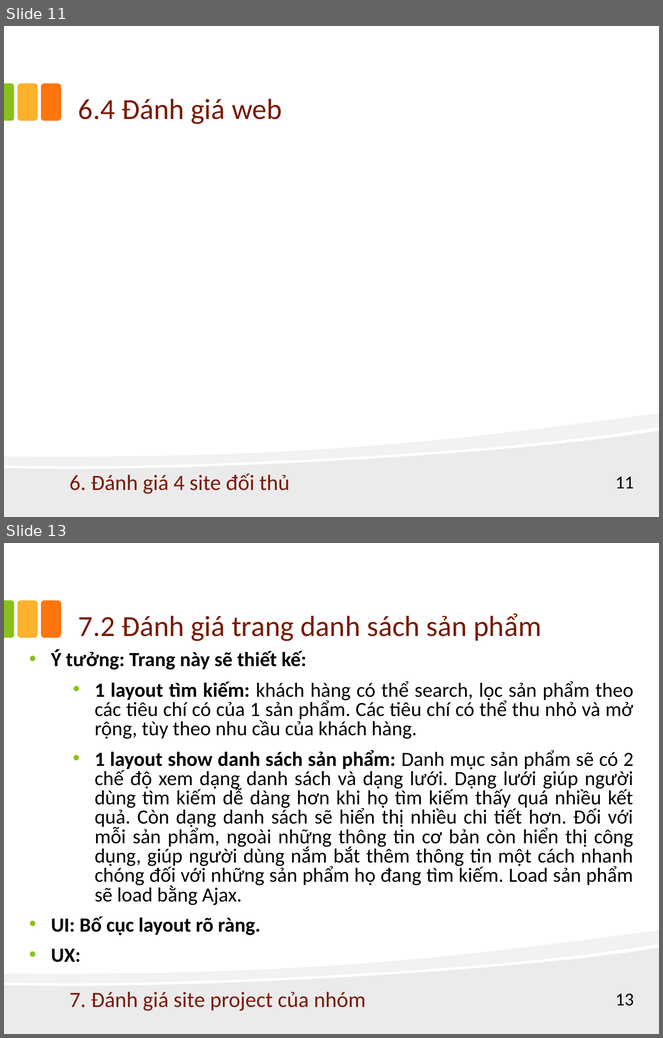
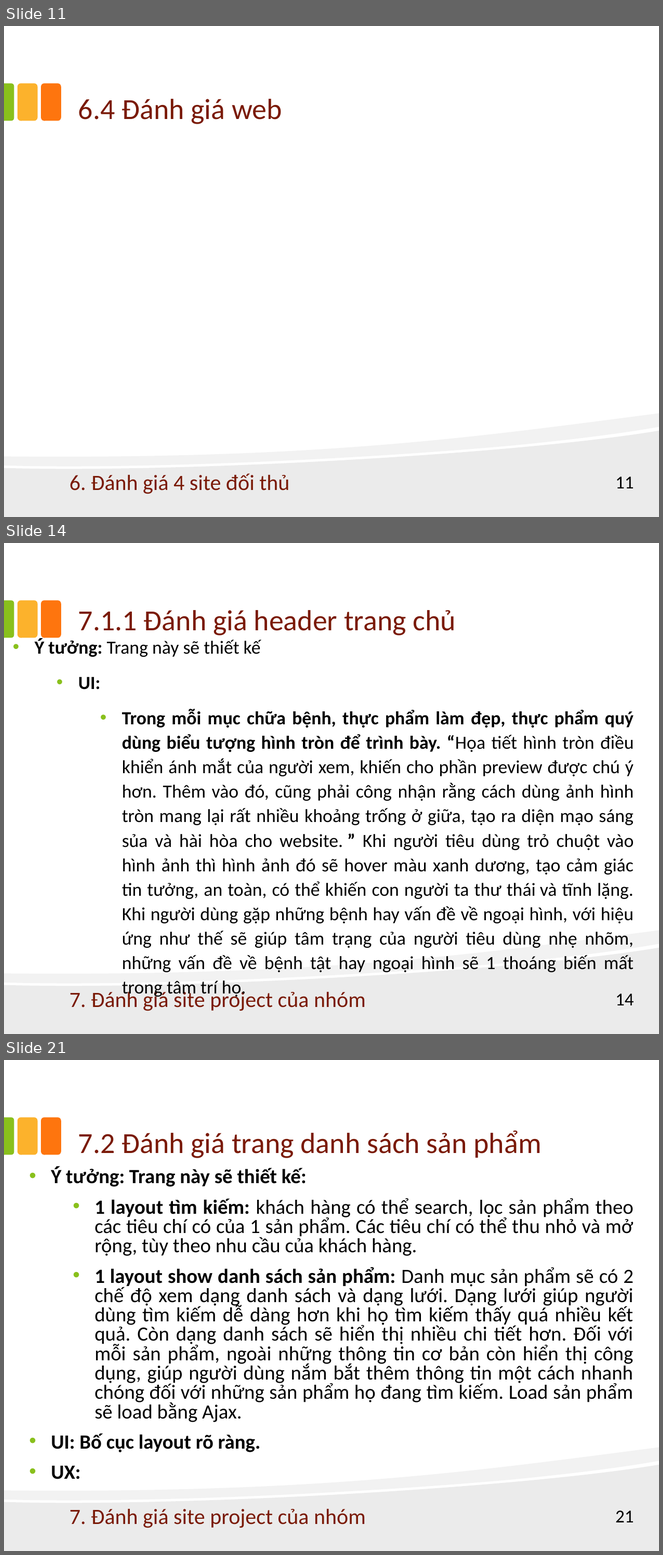
Before and after one commit to phamhoanghaison0402/Project_WebThucPhamChucNang, a slide deck: Report HCI/Report_HCI.ppt. Shown one above the other, each under a label of ours: slides 11 and 13 before the commit, slides 11, 14 and 21 after it; the slides between them are not shown. The pictures are 663x1038 and 663x1555 pixels, drawn with LibreOffice and Linux fonts; fonts in the diff are those of the drawing. Boxes give left, top, right and bottom in pixels: in the first picture for what was removed or moved away, otherwise in the second. Text is boxed around its words. In the diff, an @@ line names an element or a change of style, - is before the commit and + after.

Commit message:
xong đánh giá trang web của nhóm

```diff
--- a/Report HCI/Report_HCI.ppt
+++ b/Report HCI/Report_HCI.ppt
@@ slide 14 added at [4, 543, 659, 1034], background #FFFFFF; not listed: 5 template elements that a slide beside it also shows @@
@@ title added at [78, 610, 456, 636], 32 pt, text #7A1A07 @@
+7.1.1 Đánh giá header trang chủ
@@ text added at [35, 639, 634, 973], 20.4 pt, text #000000 @@
+• Ý tưởng: Trang này sẽ thiết kế
+  • UI:
+    • Trong mỗi mục chữa bệnh, thực phẩm làm đẹp, thực phẩm quý dùng biểu tượng hình tròn để trình bày. “Họa tiết hình tròn điều khiển ánh mắt của người xem, khiến cho phần preview được chú ý hơn. Thêm vào đó, cũng phải công nhận rằng cách dùng ảnh hình tròn mang lại rất nhiều khoảng trống ở giữa, tạo ra diện mạo sáng sủa và hài hòa cho website. ” Khi người tiêu dùng trỏ chuột vào hình ảnh thì hình ảnh đó sẽ hover màu xanh dương, tạo cảm giác tin tưởng, an toàn, có thể khiến con người ta thư thái và tĩnh lặng. Khi người dùng gặp những bệnh hay vấn đề về ngoại hình, với hiệu ứng như thế sẽ giúp tâm trạng của người tiêu dùng nhẹ nhõm, những vấn đề về bệnh tật hay ngoại hình sẽ 1 thoáng biến mất trong tâm trí họ.
@@ text added at [70, 990, 366, 1012], 24 pt, text #7A1A07 @@
+7. Đánh giá site project của nhóm
@@ page number added at [616, 994, 634, 1006], 20 pt, text #000000 @@
+14
@@ what was slide 13 is now slide 21 @@
@@ page number at [616, 1511, 634, 1523]: text changed @@
-13
+21
```
Also in this commit, not shown: 5 slides changed, 7 other slides added.
